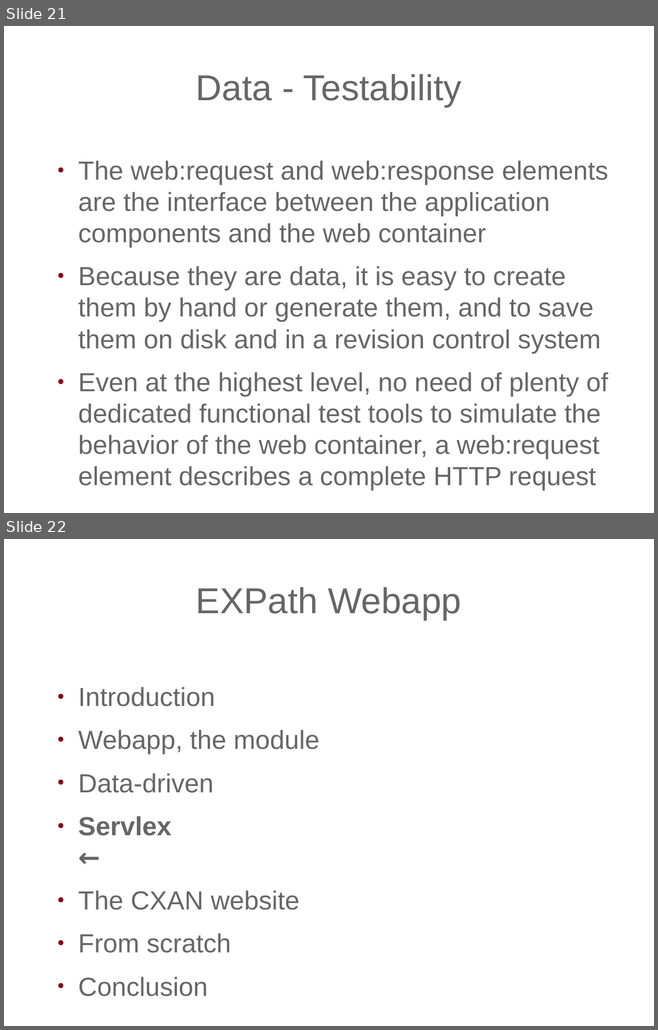
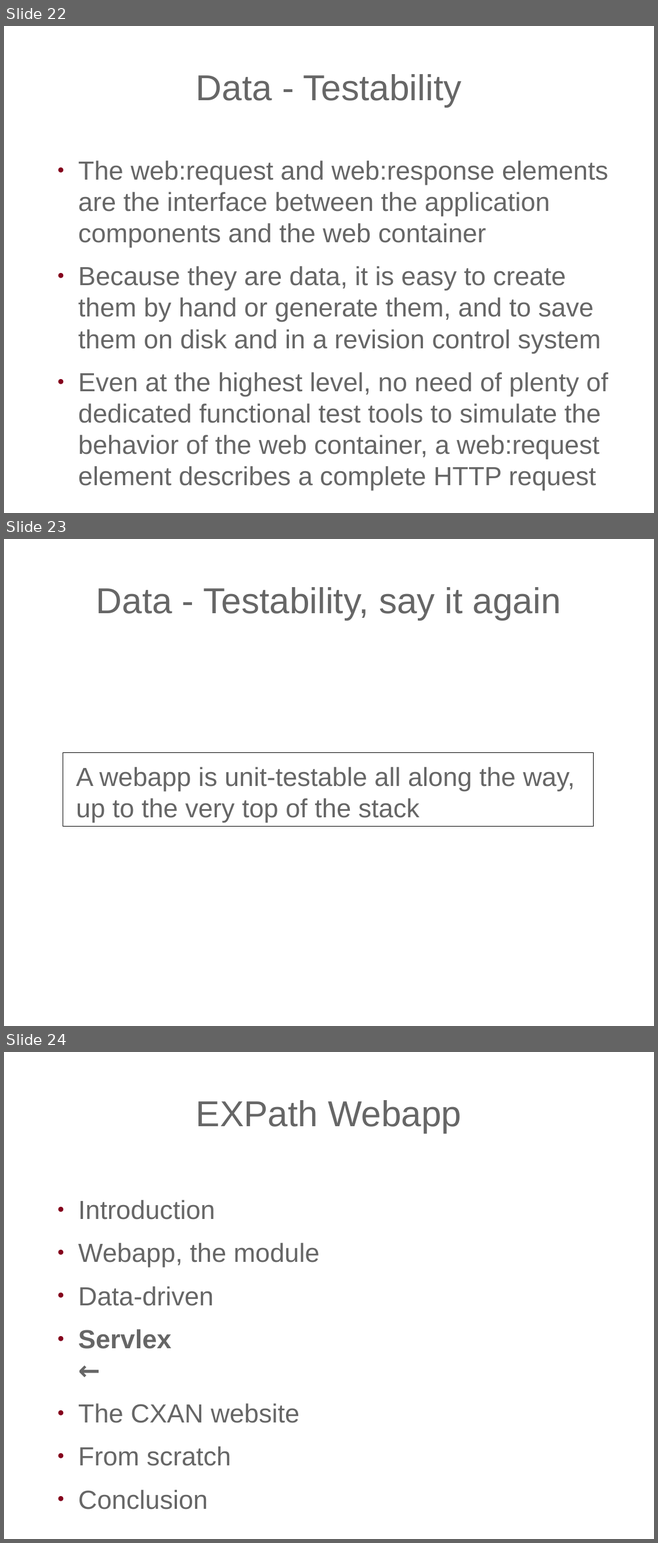
Before and after one commit to expath/expath-www, a slide deck: misc/2011-prague/presentation/fgeorges-servlex.odp. Shown one above the other, each under a label of ours: slides 21 and 22 before the commit, slides 22, 23 and 24 after it. The pictures are 658x1030 and 658x1543 pixels, drawn with LibreOffice and Linux fonts; fonts in the diff are those of the drawing; background and template pictures are left out. Boxes give left, top, right and bottom in pixels: in the first picture for what was removed or moved away, otherwise in the second. Text is boxed around its words. In the diff, an @@ line names an element or a change of style, - is before the commit and + after.

```diff
--- a/misc/2011-prague/presentation/fgeorges-servlex.odp
+++ b/misc/2011-prague/presentation/fgeorges-servlex.odp
@@ slide 23 added at (x1=4, y1=539, x2=654, y2=1026), background picture (left out) @@
@@ title added at (x1=96, y1=587, x2=561, y2=620), 44 pt, text #666666 @@
+Data - Testability, say it again
@@ rectangle added at (x1=63, y1=753, x2=593, y2=827), fill #FFFFFF, outline #000000 0 pt @@
@@ text added at (x1=76, y1=767, x2=574, y2=823), 32 pt, text #666666 @@
+A webapp is unit-testable all along the way, up to the very top of the stack
@@ what was slide 21 is now slide 22 @@
@@ what was slide 22 is now slide 24 @@
```
Also in this commit, not shown: 1 slide changed, 12 other slides added, 3 slides removed, 5 other files.
